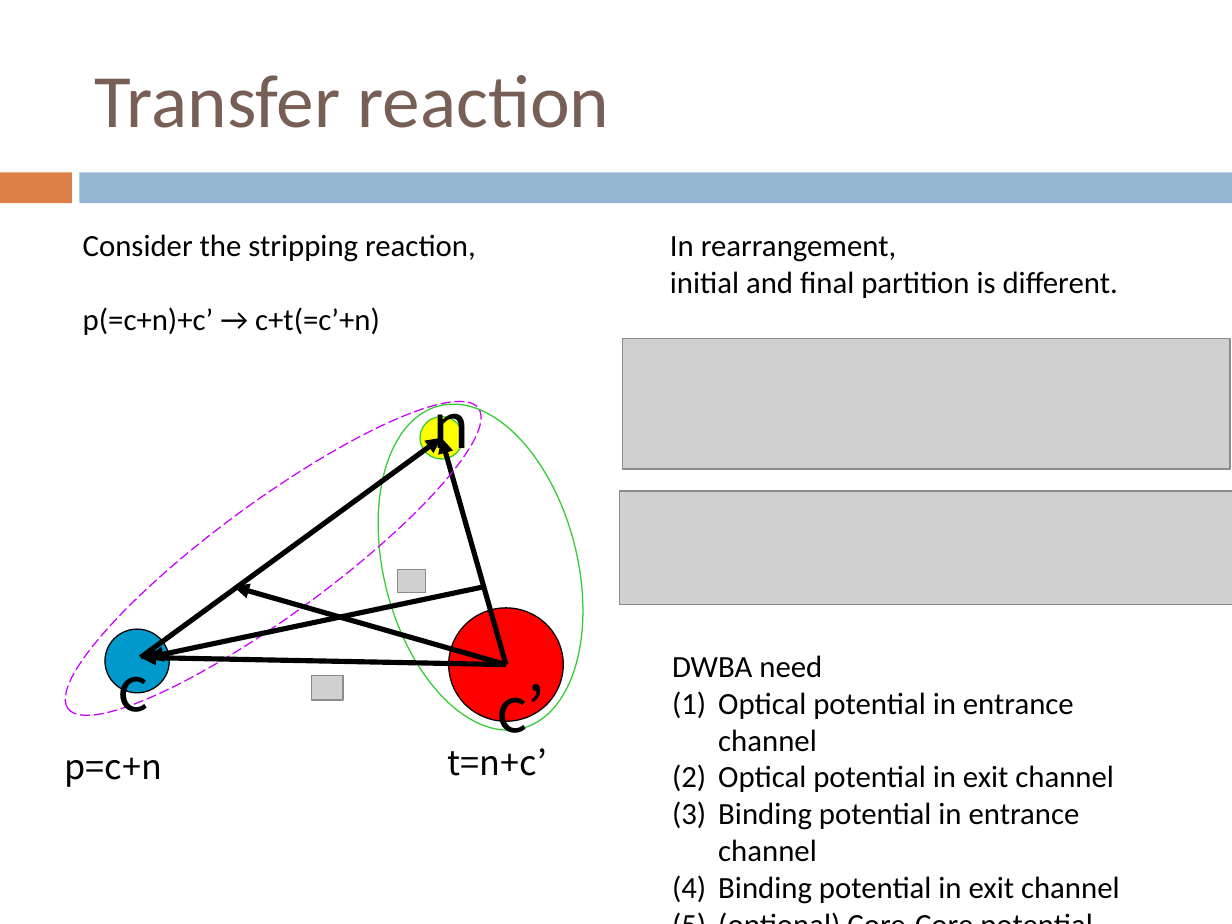
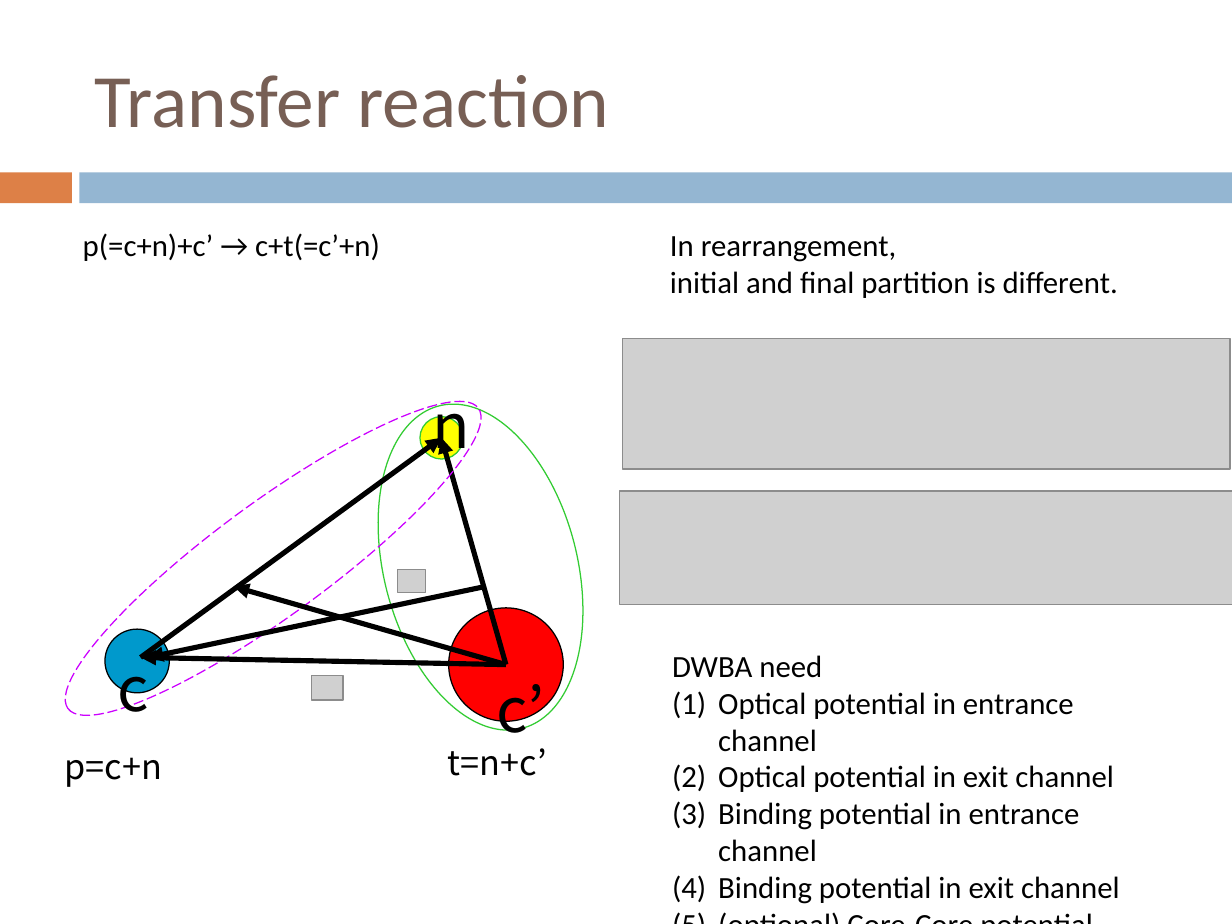
Before and after one commit to alphacentaury-github/ReactionGUI, a slide deck: slide 25 of ReactionGUI_manual.pptx. Drawn at 1232x924 pixels with LibreOffice and Linux fonts; fonts in the diff are those of the drawing; grey boxes stand for pictures; background and template pictures are left out. Boxes give left, top, right and bottom in pixels: in the first picture for what was removed or moved away, otherwise in the second. Text is boxed around its words. In the diff, an @@ line names an element or a change of style, - is before the commit and + after.

```diff
--- a/ReactionGUI_manual.pptx
+++ b/ReactionGUI_manual.pptx
@@ text at (83, 234, 476, 262): paragraph removed @@
-Consider the stripping reaction,
```
Also in this commit, not shown: 7 other slides changed, 2 slides added, 2 slides removed.
